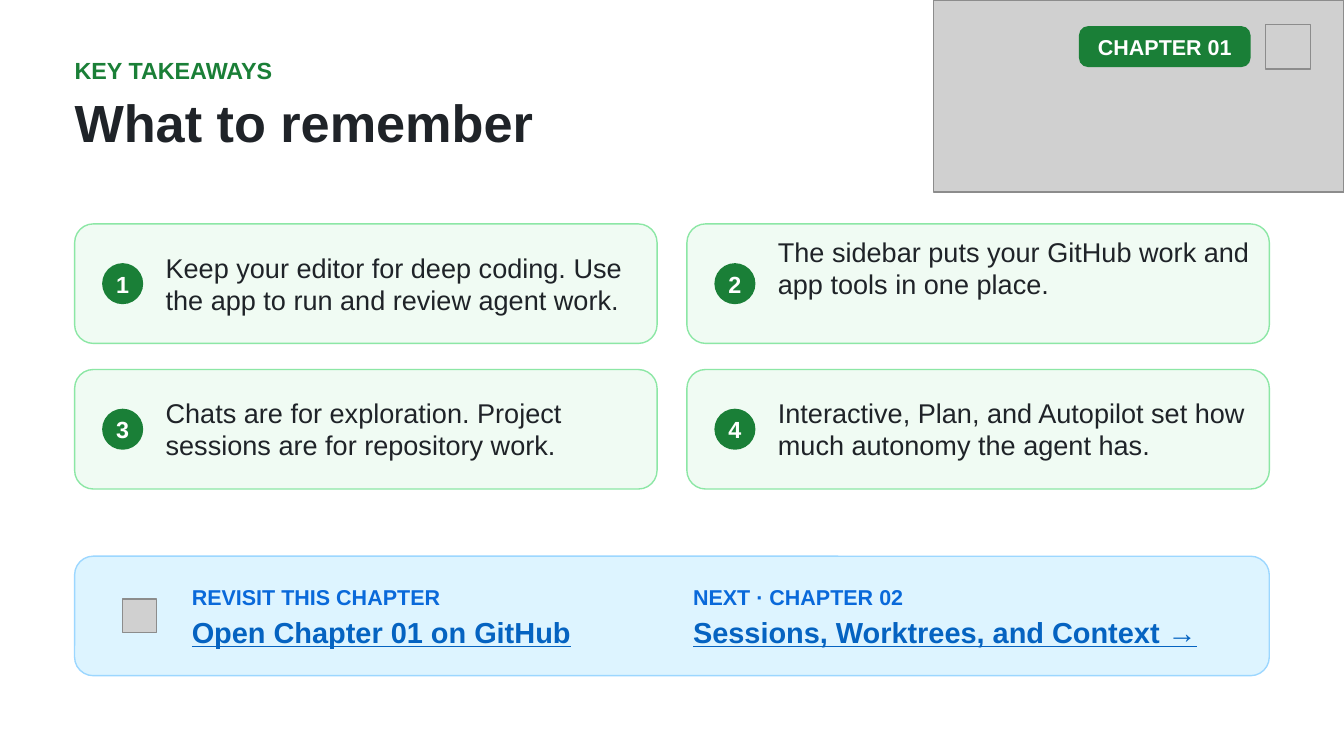
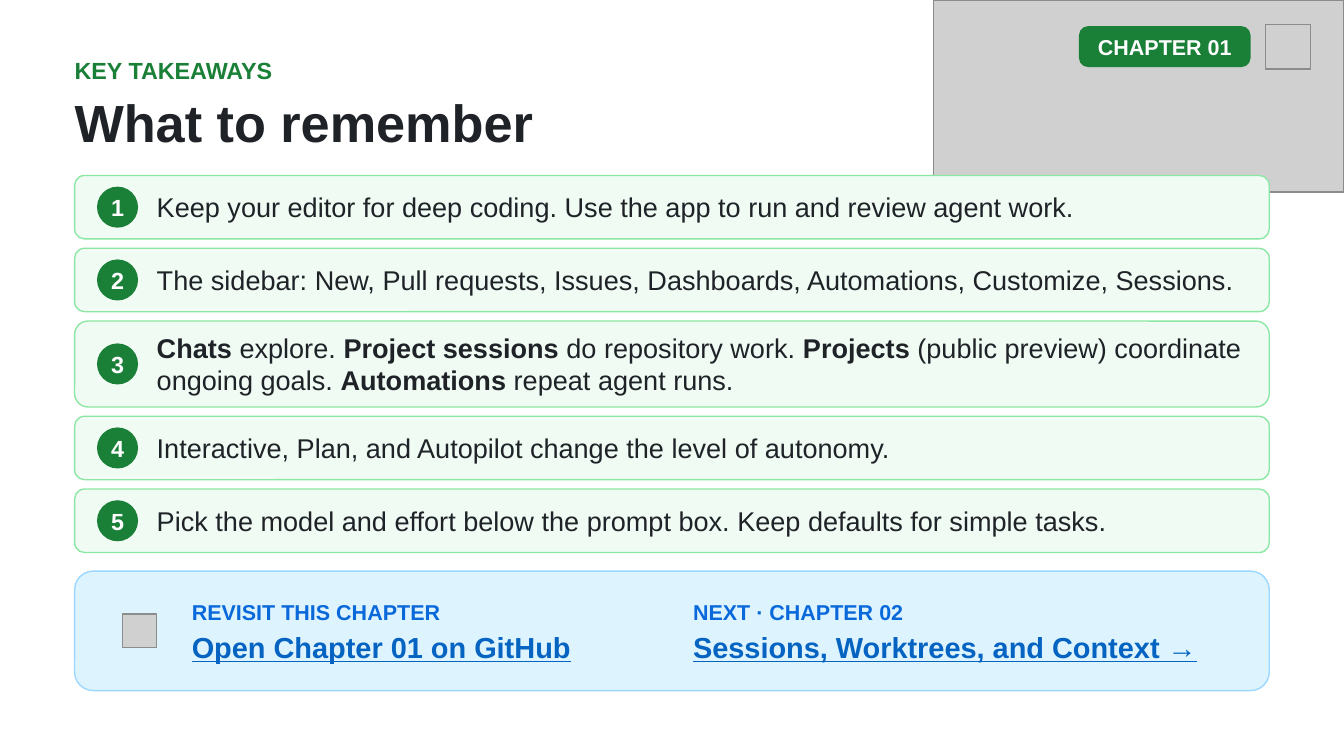
Before and after one commit to github/copilot-app-for-beginners, a slide deck: slide 20 of slides/01-tour-the-app.pptx (slide 16 before the commit). Drawn at 1344x756 pixels with LibreOffice and Linux fonts; fonts in the diff are those of the drawing; grey boxes stand for pictures. Boxes give left, top, right and bottom in pixels: in the first picture for what was removed or moved away, otherwise in the second. Text is boxed around its words. In the diff, an @@ line names an element or a change of style, - is before the commit and + after.

```diff
--- a/slides/01-tour-the-app.pptx
+++ b/slides/01-tour-the-app.pptx
@@ rounded rectangle: place and size @@
-rounded rectangle at (75, 224, 657, 344)
+rounded rectangle at (75, 176, 1270, 239)
@@ text "Keep your editor for deep ...": place and size @@
-text "Keep your editor for deep ..." at (166, 258, 622, 314)
+text "Keep your editor for deep ..." at (157, 197, 1074, 222)
@@ rounded rectangle: place and size @@
-rounded rectangle at (102, 263, 144, 305)
+rounded rectangle at (97, 187, 138, 228)
@@ text "1": place and size @@
-text "1" at (116, 277, 129, 293)
+text "1" at (111, 200, 124, 216)
@@ rounded rectangle: place and size @@
-rounded rectangle at (687, 224, 1269, 344)
+rounded rectangle at (75, 249, 1270, 312)
@@ rounded rectangle: place and size @@
-rounded rectangle at (715, 263, 757, 305)
+rounded rectangle at (97, 259, 138, 301)
@@ text "2": place and size @@
-text "2" at (728, 276, 741, 293)
+text "2" at (111, 272, 124, 289)
@@ vertical alignment top to middle in 4 elements at (157, 197, 1074, 222), (157, 438, 889, 463), (157, 338, 1240, 395), (157, 270, 1233, 295) @@
@@ text at (157, 270, 1233, 295): text changed @@
-The sidebar puts your GitHub work and app tools in one place.
+The sidebar: New, Pull requests, Issues, Dashboards, Automations, Customize, Sessions.
@@ rounded rectangle: place and size @@
-rounded rectangle at (75, 370, 657, 489)
+rounded rectangle at (75, 321, 1270, 407)
@@ rounded rectangle: place and size @@
-rounded rectangle at (102, 409, 144, 450)
+rounded rectangle at (97, 344, 138, 386)
@@ text "3": place and size @@
-text "3" at (116, 421, 129, 439)
+text "3" at (111, 356, 124, 374)
@@ text at (157, 338, 1240, 395): text changed @@
-Chats are for exploration. Project sessions are for repository work.
+Chats explore. Project sessions do repository work. Projects (public preview) coordinate ongoing goals. Automations repeat agent runs.
@@ rounded rectangle: place and size @@
-rounded rectangle at (687, 370, 1269, 489)
+rounded rectangle at (75, 417, 1270, 480)
@@ rounded rectangle: place and size @@
-rounded rectangle at (715, 409, 757, 450)
+rounded rectangle at (97, 427, 138, 469)
@@ text "4": place and size @@
-text "4" at (728, 422, 741, 438)
+text "4" at (111, 441, 124, 457)
@@ text at (157, 438, 889, 463): text changed @@
-Interactive, Plan, and Autopilot set how much autonomy the agent has.
+Interactive, Plan, and Autopilot change the level of autonomy.
@@ rounded rectangle added at (75, 489, 1270, 552), fill #F0FBF3, outline #8CE7A5 0.75 pt @@
@@ rounded rectangle added at (97, 500, 138, 542), fill #1A7F37 @@
@@ text added at (111, 514, 124, 531), 12.5 pt, text #FFFFFF, bold @@
+5
@@ text added at (157, 511, 1106, 536), 14.5 pt, text #1F2328 @@
+Pick the model and effort below the prompt box. Keep defaults for simple tasks.
@@ 4 texts, 2 rounded rectangles, 1 picture: place and size @@
-4 texts, 2 rounded rectangles, 1 picture at (75, 556, 1270, 676)
+4 texts, 2 rounded rectangles, 1 picture at (75, 571, 1270, 691)
```
Also in this commit, not shown: 5 other slides changed, 4 slides added, 7 other files.
